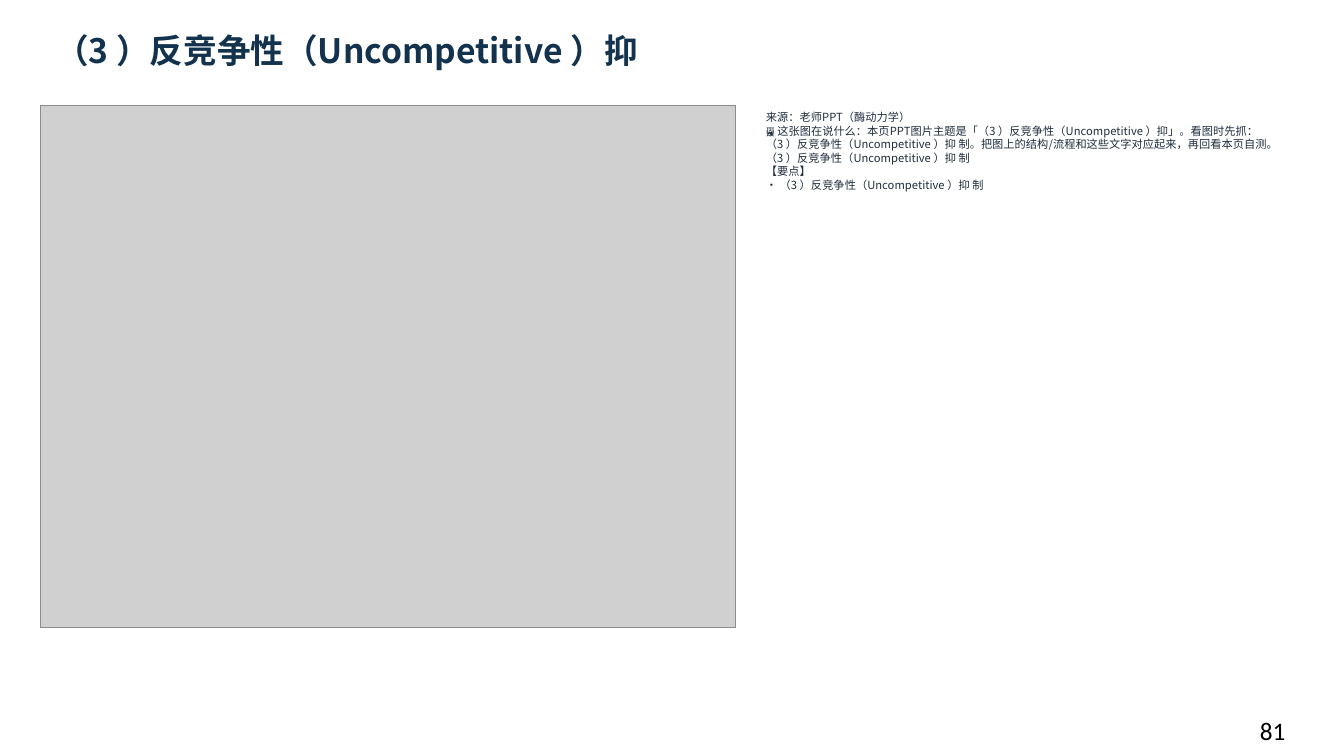
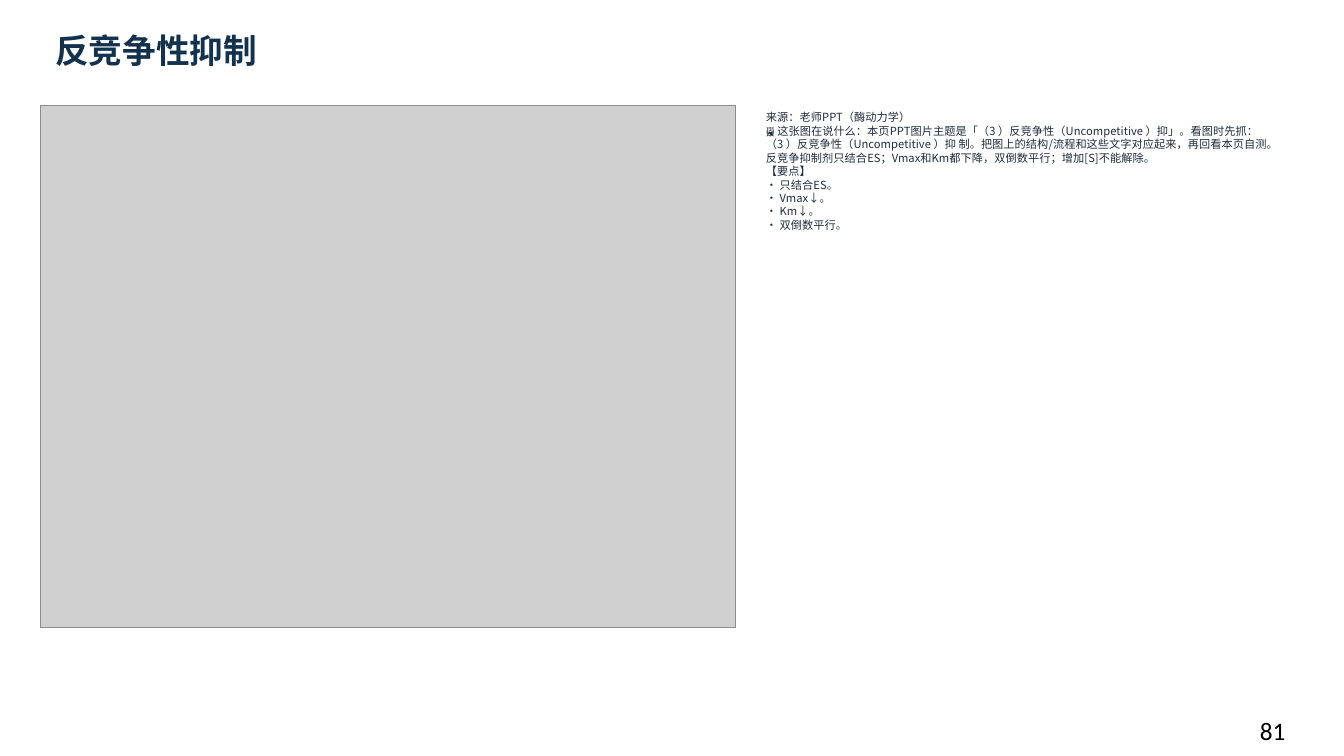
Before and after one commit to newkan-li/Biochemistry, a slide deck: slide 81 of downloads/bc07-ai-style.pptx. Drawn at 1344x756 pixels with LibreOffice and Linux fonts; fonts in the diff are those of the drawing; grey boxes stand for pictures. Boxes give left, top, right and bottom in pixels: in the first picture for what was removed or moved away, otherwise in the second. Text is boxed around its words. In the diff, an @@ line names an element or a change of style, - is before the commit and + after.

```diff
--- a/downloads/bc07-ai-style.pptx
+++ b/downloads/bc07-ai-style.pptx
@@ text at <box>55,34,257,66</box>: text changed @@
-（3 ）反竞争性（Uncompetitive ）抑
+反竞争性抑制
@@ text at <box>766,111,1278,230</box>: text changed @@
-来源：老师PPT（酶动力学）
-🖼 这张图在说什么：本页PPT图片主题是「（3 ）反竞争性（Uncompetitive ）抑」。看图时先抓：（3 ）反竞争性（Uncompetitive ）抑 制。把图上的结构/流程和这些文字对应起来，再回看本页自测。
-（3 ）反竞争性（Uncompetitive ）抑 制
-【要点】
-• （3 ）反竞争性（Uncompetitive ）抑 制
+来源：老师PPT（酶动力学）
+🖼 这张图在说什么：本页PPT图片主题是「（3 ）反竞争性（Uncompetitive ）抑」。看图时先抓：（3 ）反竞争性（Uncompetitive ）抑 制。把图上的结构/流程和这些文字对应起来，再回看本页自测。
+反竞争抑制剂只结合ES；Vmax和Km都下降，双倒数平行；增加[S]不能解除。
+【要点】
+• 只结合ES。
+• Vmax↓。
+• Km↓。
+• 双倒数平行。
```
Also in this commit, not shown: 24 other slides changed, 12 slides added, 10 other files.
